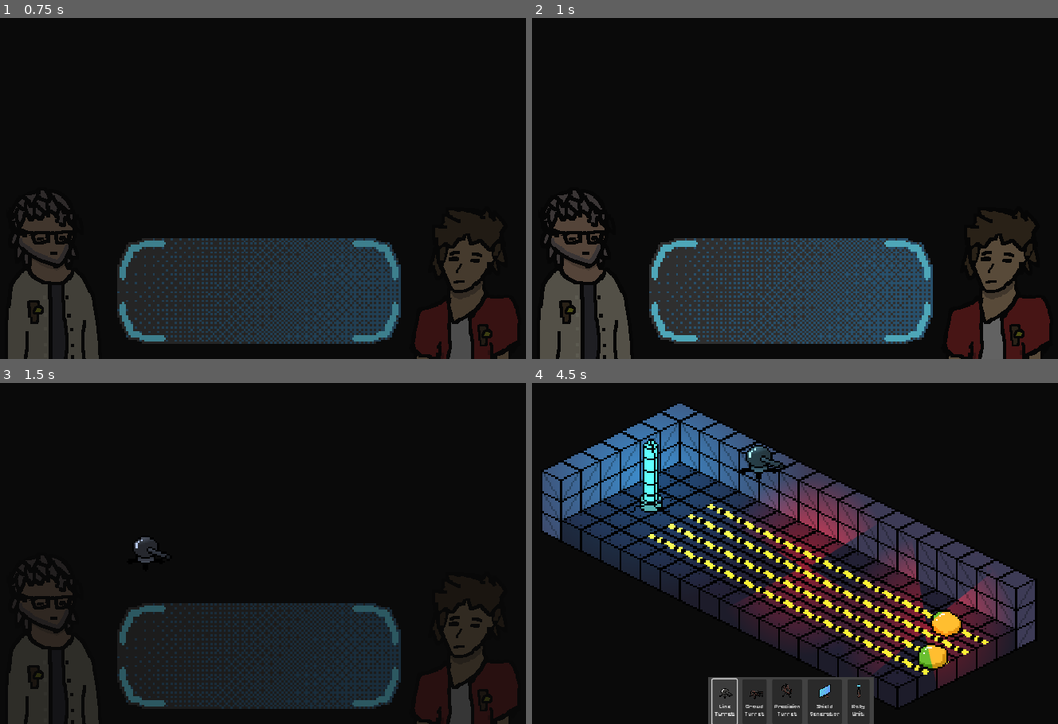
Above: before the commit, frames 1-4 (two rows, left to right).
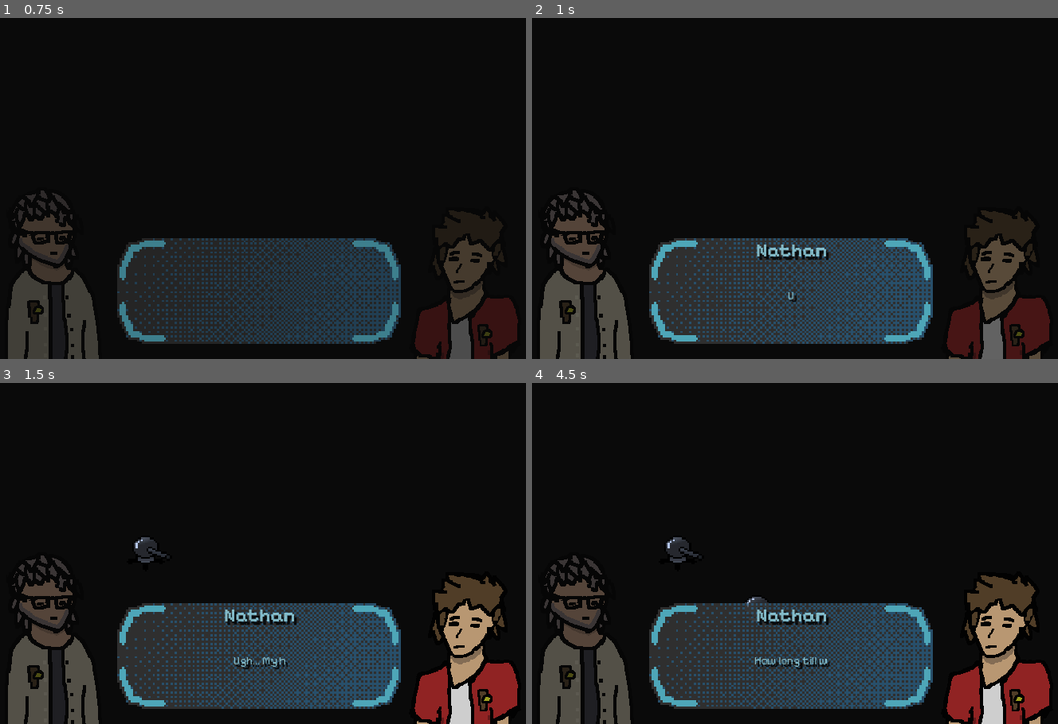
Above: after the commit, the same moments.

Repository: Astralab-Github/Gaia-07
Game: Godot game, scene res://Scenes/level_1.tscn
Same seed, same stepped clock (60 frames per second), same inputs: the game is played once before the commit and once after it. This scene is started directly instead of the project's main scene.
Inputs (mouse positions are in pixels of both pictures, inside the frame that each line leads up to):
- Up to frame 1 (0.75 s): move the mouse to (399, 161) at 0.52 s; press the mouse at (399, 161) at 0.53 s
- Up to frame 2 (1 s): no input
- Up to frame 3 (1.5 s): move the mouse to (131, 563) at 1.27 s; release the mouse at (131, 563) at 1.28 s; right-click (131, 563) at 1.35 s
- Up to frame 4 (4.5 s): move the mouse to (852, 464) at 2.02 s; press the mouse at (852, 464) at 2.03 s; move the mouse to (758, 618) at 2.77 s; release the mouse at (758, 618) at 2.78 s; right-click (758, 618) at 2.85 s; move the mouse to (984, 597) at 3.52 s; press the mouse at (984, 597) at 3.53 s; release the mouse at (984, 597) at 4.25 s; click (726, 700) at 4.25 s, where only the run before the commit has a clickable "Line Turret"

Frame 1 is identical in both runs. In frame 2, 0.4% of the frame differs, in the area x 42-57%, y 66-84%; in frame 3, 15%; in frame 4, 49%, in the area x 1-99%, y 6-100%.

Commit message:
skibidi 2

Diff:
--- /dev/null
+++ b/Scenes/game_end.gd
@@ -0,0 +1,5 @@
+extends Control
+
+func _ready():
+	await get_tree().create_timer(3).timeout
+	get_tree().change_scene_to_file("res://Scenes/main_menu.tscn")
--- /dev/null
+++ b/Scenes/game_end.tscn
@@ -0,0 +1,31 @@
+[gd_scene load_steps=3 format=3 uid="uid://dfvoh3h3w6g4p"]
+
+[ext_resource type="FontFile" uid="uid://oudit55que20" path="res://Resources/Fonts/PixelifySans-Bold.ttf" id="1_8lqvg"]
+[ext_resource type="Script" path="res://Scenes/game_end.gd" id="1_w72ac"]
+
+[node name="GameEnd" type="Control"]
+layout_mode = 3
+anchors_preset = 15
+anchor_right = 1.0
+anchor_bottom = 1.0
+grow_horizontal = 2
+grow_vertical = 2
+script = ExtResource("1_w72ac")
+
+[node name="Label" type="Label" parent="."]
+layout_mode = 1
+anchors_preset = 8
+anchor_left = 0.5
+anchor_top = 0.5
+anchor_right = 0.5
+anchor_bottom = 0.5
+offset_left = -35.0
+offset_top = -11.5
+offset_right = 35.0
+offset_bottom = 11.5
+grow_horizontal = 2
+grow_vertical = 2
+theme_override_fonts/font = ExtResource("1_8lqvg")
+theme_override_font_sizes/font_size = 100
+text = "You Lose"
+horizontal_alignment = 1
--- a/Scenes/user_interface.tscn
+++ b/Scenes/user_interface.tscn
@@ -1,7 +1,9 @@
-[gd_scene load_steps=8 format=3 uid="uid://dsxuiln7cv3g5"]
+[gd_scene load_steps=10 format=3 uid="uid://dsxuiln7cv3g5"]
 
 [ext_resource type="Script" path="res://Scripts/user_interface.gd" id="1_kdjpr"]
+[ext_resource type="Texture2D" uid="uid://chvc76xe27iye" path="res://Art/Sprites/Scrap.png" id="2_1gbqu"]
 [ext_resource type="FontFile" uid="uid://cy5s5ux4tfum3" path="res://Resources/Fonts/PixelifySans-SemiBold.ttf" id="2_2vhvn"]
+[ext_resource type="FontFile" uid="uid://bggd0ono22kx0" path="res://Resources/Fonts/PixelifySans-Regular.ttf" id="3_ln3si"]
 [ext_resource type="Texture2D" uid="uid://bkflyd7j00848" path="res://Art/Sprites/TowerSprites/LineTurret/LineTurretIdle.png" id="3_x46cl"]
 [ext_resource type="Texture2D" uid="uid://b01ya1e2lo5ak" path="res://Art/Sprites/TowerSprites/CrowdTurret/CrowdTurretIdle.png" id="4_tagnd"]
 [ext_resource type="Texture2D" uid="uid://8ub0ysms0t5e" path="res://Art/Sprites/TowerSprites/PrecTurret/PrecTurretIdle.png" id="5_30kkg"]
@@ -21,19 +23,42 @@
 size_flags_vertical = 3
 script = ExtResource("1_kdjpr")
 
-[node name="ColorRect" type="ColorRect" parent="."]
+[node name="ToolbarBG" type="ColorRect" parent="."]
 layout_mode = 1
 anchors_preset = 7
 anchor_left = 0.5
 anchor_top = 1.0
 anchor_right = 0.5
 anchor_bottom = 1.0
-offset_left = -150.0
+offset_left = -231.0
 offset_top = -85.0
 offset_right = 150.0
 grow_horizontal = 2
 grow_vertical = 0
 color = Color(0.259294, 0.259294, 0.259294, 1)
+
+[node name="ScrapIcon" type="TextureRect" parent="ToolbarBG"]
+layout_mode = 1
+anchors_preset = 4
+anchor_top = 0.5
+anchor_bottom = 0.5
+offset_left = 27.0
+offset_top = -32.5
+offset_right = 67.0
+offset_bottom = 7.5
+grow_vertical = 2
+texture = ExtResource("2_1gbqu")
+
+[node name="ScrapAmount" type="Label" parent="ToolbarBG/ScrapIcon"]
+layout_mode = 0
+offset_top = 49.0
+offset_right = 40.0
+offset_bottom = 72.0
+theme_override_colors/font_outline_color = Color(0, 0, 0, 1)
+theme_override_constants/outline_size = 7
+theme_override_fonts/font = ExtResource("3_ln3si")
+text = "0"
+horizontal_alignment = 1
 
 [node name="TowerSelector" type="HBoxContainer" parent="."]
 layout_mode = 1
--- a/Scripts/globals.gd
+++ b/Scripts/globals.gd
@@ -1,5 +1,6 @@
 extends Node
 
 var spawnTowersWithID: int = 0 # 0: Line, 1: Crowd, 2: Prec, 3: SG, 4: RU
-var levelName = "Level1"
-var reactor_position
+var levelName: String = "Level1"
+var reactor_position: Vector2
+var scrap: int = 100
--- a/Scripts/level_manager.gd
+++ b/Scripts/level_manager.gd
@@ -67,7 +67,7 @@
 	var currentDialogue: PackedStringArray = DIALOGUE[Globals.levelName]
 	await get_tree().create_tween().tween_property(dialogueBox, "modulate:a", 0.8, 1).finished
 	for text in currentDialogue:
-		break
+		#break
 		var splitText = text.split(":")
 		var speakerText = splitText[0]
 		dialogueBox.get_node("Speaker").set_text(speakerText)
--- a/Scripts/slime.gd
+++ b/Scripts/slime.gd
@@ -6,6 +6,7 @@
 	$AnimatedSprite2D.play("default")
 	await get_tree().create_tween().tween_property(get_parent(), "progress_ratio", 1, get_meta("Speed")).finished
 	await get_tree().create_tween().tween_property(self, "global_position", Globals.reactor_position + Vector2(0,120), 1).finished
+	get_tree().change_scene_to_file("res://Scenes/game_end.tscn") # simple you lose screen replace this
 
 func _on_area_entered(area):
 	if area.name == "Bullet":
@@ -15,6 +16,7 @@
 			await get_tree().create_timer(0.1).timeout
 			modulate.a = 1
 		else:
+			Globals.scrap += 50
 			get_parent().queue_free(); queue_free()
 			#position = Vector2(10000,10000)
 			#await get_tree().create_timer(60).timeout
--- a/Scripts/user_interface.gd
+++ b/Scripts/user_interface.gd
@@ -1,4 +1,7 @@
 extends Control
+
+func _process(_delta):
+	$ToolbarBG/ScrapIcon/ScrapAmount.set_text(str(Globals.scrap))
 
 func _on_line_turret_button_down():
 	Globals.spawnTowersWithID = 0
Binary file added: Art/Sprites/Scrap.png
Not shown, added: Art/Sprites/Scrap.png.import
Binary file added: Art/Sprites/scrap.aseprite
Not shown, added: export_presets.cfg
